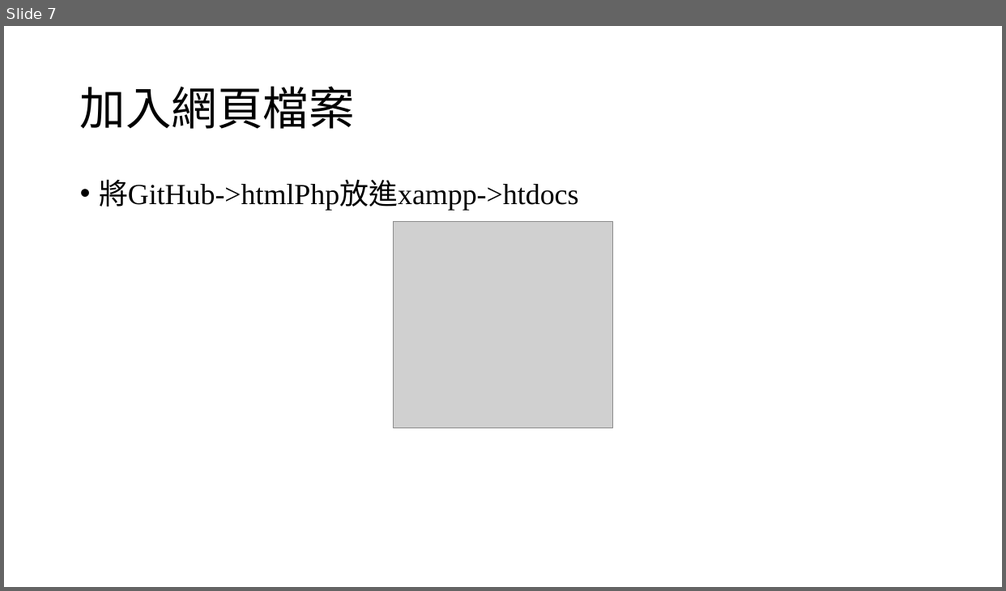
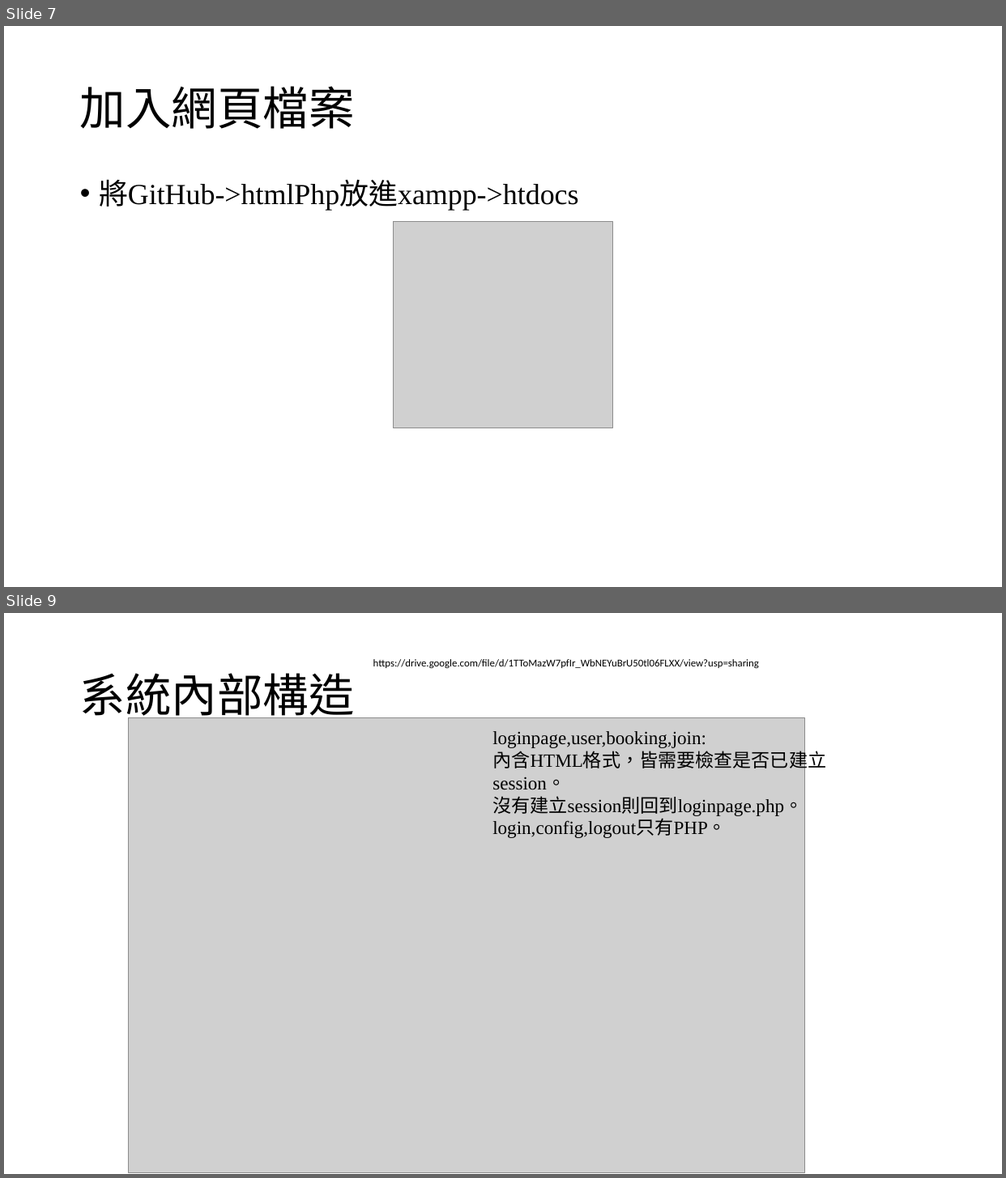
Before and after one commit to BCWizard/nfuMnel-meetingsystem, a slide deck: 使用手冊.pptx. Shown one above the other, each under a label of ours: slide 7 before the commit, slides 7 and 9 after it; the slides between them are not shown. The pictures are 1006x591 and 1006x1178 pixels, drawn with LibreOffice and Linux fonts; fonts in the diff are those of the drawing; grey boxes stand for pictures. Boxes give left, top, right and bottom in pixels: in the first picture for what was removed or moved away, otherwise in the second. Text is boxed around its words. In the diff, an @@ line names an element or a change of style, - is before the commit and + after.

```diff
--- a/使用手冊.pptx
+++ b/使用手冊.pptx
@@ slide 9 added at [4, 613, 1002, 1174], background #FFFFFF @@
@@ text added at [373, 659, 759, 669], 10 pt, text #000000 @@
+https://drive.google.com/file/d/1TToMazW7pfIr_WbNEYuBrU50tl06FLXX/view?usp=sharing
@@ title added at [80, 673, 355, 724], 44 pt, text #000000 @@
+系統內部構造
@@ picture added at [128, 717, 805, 1173] @@
@@ text added at [492, 731, 826, 838], 18 pt, text #000000 @@
+loginpage,user,booking,join:
+內含HTML格式，皆需要檢查是否已建立session。
+沒有建立session則回到loginpage.php。
+login,config,logout只有PHP。
```
Also in this commit, not shown: 3 slides changed, 1 other slide added, 1 slide removed, 7 other files.
